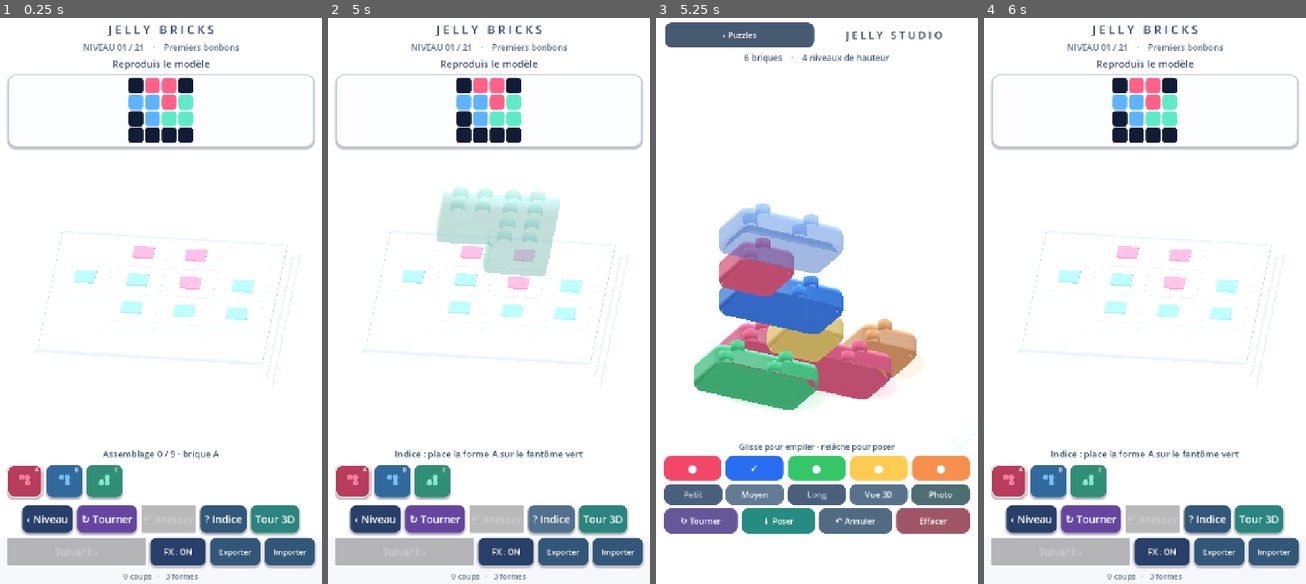
Above: before the commit, frames 1-4 (left to right).
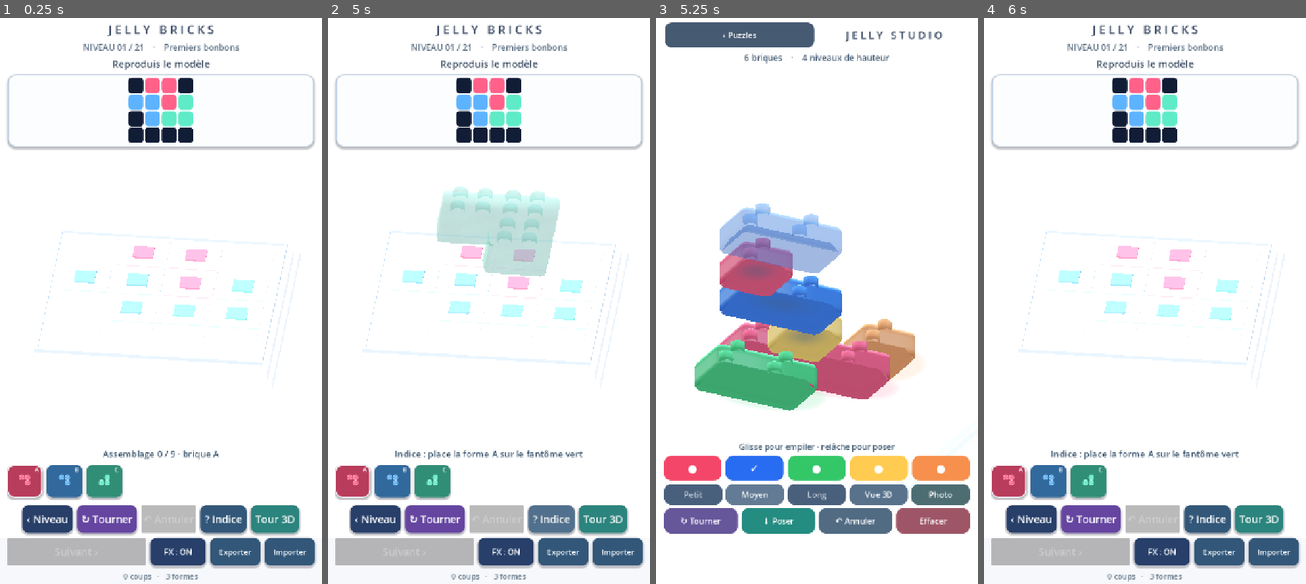
Above: after the commit, the same moments.

Repository: dbrckk/Jelly-bricks
Game: Godot game, scene res://scenes/main.tscn
Same seed, same stepped clock (60 frames per second), same inputs: the game is played once before the commit and once after it.
Inputs (mouse positions are in pixels of both pictures, inside the frame that each line leads up to):
- Up to frame 1 (0.25 s): no input
- Up to frame 2 (5 s): click (353, 482) at 0.52 s; click (392, 482) at 1.27 s; click (431, 482) at 2.02 s; click "‹ Niveau" at 2.75 s; click "↻ Tourner" at 3.5 s; click "? Indice" at 4.25 s
- Up to frame 3 (5.25 s): click "Tour 3D" at 5 s
- Up to frame 4 (6 s): click "‹ Puzzles" at 5.75 s

Frames 1-2 are identical in both runs. In frame 3, 0.5% of the frame differs, in the area x 11-81%, y 33-70%; in frame 4, nothing differs.

Commit message:
feat(godot): remold studio Jelly to flat crowns, crisp corners and long upright walls like source video

Diff:
--- a/native-godot/scripts/gel_mesh.gd
+++ b/native-godot/scripts/gel_mesh.gd
@@ -251,19 +251,19 @@
 ## puzzle polyominoes. A rounded rectangle replaces square per-cell tops:
 ## real convex 3D corner fillets continue through every bevel ring.
 ## Single indexed mesh, shared by every matching orientation/length.
-# The reference has softly beveled building bricks, not ballooned soap
-# capsules. Keep the puzzles' independent ring profile entirely unchanged.
-const STUDIO_CORNER_RADIUS := 0.130
+# The ORIGINAL video uses flat, crisp product-style sides with a little
+# translucent rounding just at the edges, not soap-capsule silhouettes.
+# Only the studio meshes change; the 21 puzzle outlines stay untouched.
+const STUDIO_CORNER_RADIUS := 0.105
 # The photographed reference uses a *flat vertical Jelly sidewall* between
 # small top/bottom fillets. Previous ring bands formed a continuously bulged
 # candy capsule. The puzzle generator keeps its original independent rings.
-const STUDIO_RING_HEIGHTS := [TOP, 0.538, 0.497, 0.435, 0.165, 0.105, BASE]
-const STUDIO_RING_OFFSETS := [0.0, 0.018, 0.049, 0.064, 0.064, 0.038, 0.0]
-# The former top normals were ALL vertical, including the very edge of
-# the crown: even the elevated center rendered like a painted plastic slab.
-# A gentle outward lean at the top ring, smoothly joined to the curved
-# bevel, gives each existing crown triangle a real curved light response.
-const STUDIO_RING_VERTICALS := [0.94, 0.89, 0.50, 0.0, 0.0, -0.50, -0.86]
+const STUDIO_RING_HEIGHTS := [TOP, 0.546, 0.515, 0.473, 0.130, 0.083, BASE]
+const STUDIO_RING_OFFSETS := [0.0, 0.010, 0.026, 0.036, 0.036, 0.020, 0.0]
+# The video has a nearly flat crown: the small bevel carries the bend,
+# leaving a broad level center instead of a puffy wedge. Normals interpolate
+# through the existing perimeter bands, no additional triangles or draw.
+const STUDIO_RING_VERTICALS := [0.97, 0.84, 0.46, 0.0, 0.0, -0.46, -0.84]
 const STUDIO_CORNER_STEPS := 7
 # Physically modeled underside socket: deepen the roof to 0.265 world units
 # so the shorter 0.55 layer spacing seats the visible shells much closer
@@ -344,11 +344,11 @@
                 outer.x + inward_x,
                 STUDIO_SOCKET_ROOF,
                 outer.z + inward_z))
-    # Crown rises into the transparent stud collars without changing their
-    # height (.798) or the calibrated .55 interlocking layer spacing.
-    # +.065 instead of +.038 is a firmer sculpted jelly cushion, not a
-    # hemispherical balloon. The ring keeps the original flat outer width.
-    var top_center := Vector3(width * .5, TOP + .065, depth * .5)
+    # The reference's broad molded top is almost level. A 0.018 crown
+    # gives specular normals a very shallow gradient, unlike the former
+    # +0.065 bulge that hid studs and made long pieces look inflatable.
+    # Stud/socket heights stay fixed, so all saved towers still interlock.
+    var top_center := Vector3(width * .5, TOP + .018, depth * .5)
     var socket_center := Vector3(width * .5, STUDIO_SOCKET_ROOF, depth * .5)
     for i in range(segment_count):
         var j: int = (i + 1) % segment_count
